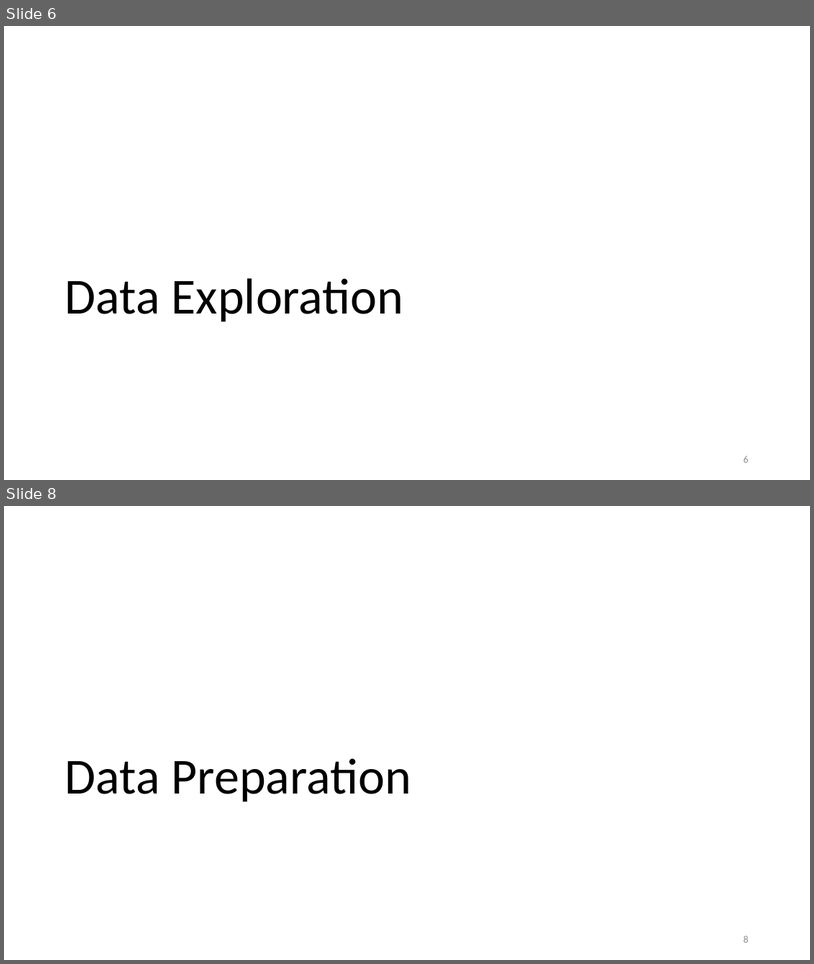
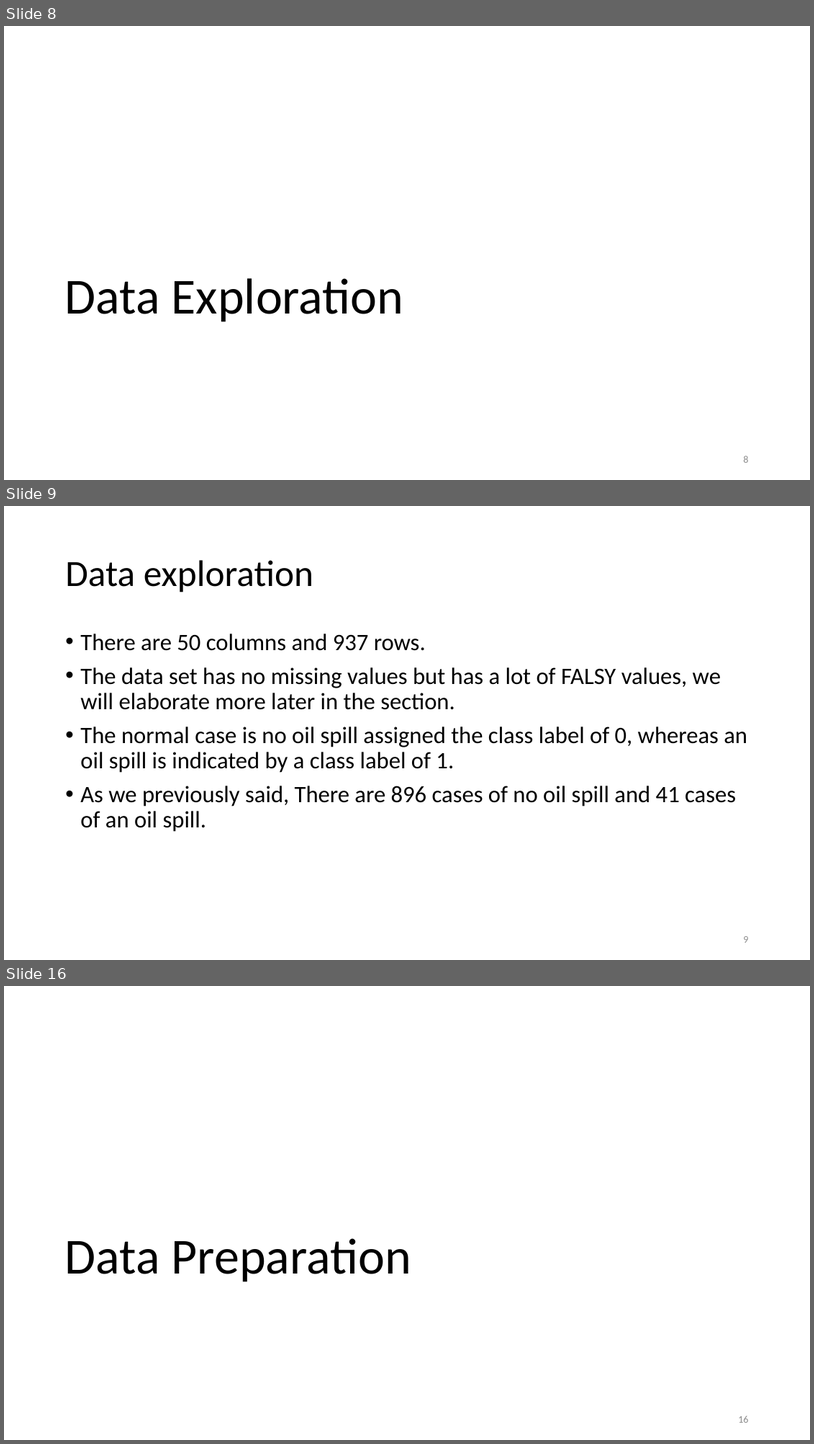
Before and after one commit to MotasemZiad/Oil-Spill-Classification, a slide deck: Presentation/Project Presentation.pptx. Shown one above the other, each under a label of ours: slides 6 and 8 before the commit, slides 8, 9 and 16 after it; the slides between them are not shown. The pictures are 814x964 and 814x1444 pixels, drawn with LibreOffice and Linux fonts; fonts in the diff are those of the drawing. Boxes give left, top, right and bottom in pixels: in the first picture for what was removed or moved away, otherwise in the second. Text is boxed around its words. In the diff, an @@ line names an element or a change of style, - is before the commit and + after.

```diff
--- a/Presentation/Project Presentation.pptx
+++ b/Presentation/Project Presentation.pptx
@@ slide 9 added at [4,506,810,960], background #FFFFFF @@
@@ title added at [65,560,314,592], 44 pt, text #000000 @@
+Data exploration
@@ text added at [80,633,748,831], 28 pt, text #000000 @@
+• There are 50 columns and 937 rows.
+• The data set has no missing values but has a lot of FALSY values, we will elaborate more later in the section.
+• The normal case is no oil spill assigned the class label of 0, whereas an oil spill is indicated by a class label of 1.
+• As we previously said, There are 896 cases of no oil spill and 41 cases of an oil spill.
@@ page number added at [743,936,748,942], 12 pt, text #8C8C8C @@
+9
@@ what was slide 6 is now slide 8 @@
@@ what was slide 8 is now slide 16 @@
@@ page number at [738,1416,748,1422]: text changed @@
-8
+16
```
Also in this commit, not shown: 2 slides changed, 20 other slides added, 6 slides removed, 7 other files.
